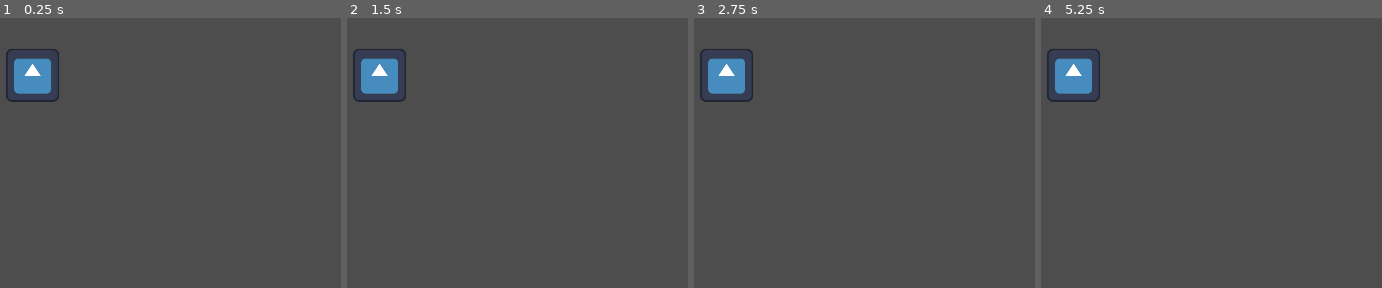
Above: before the commit, frames 1-4 (left to right).
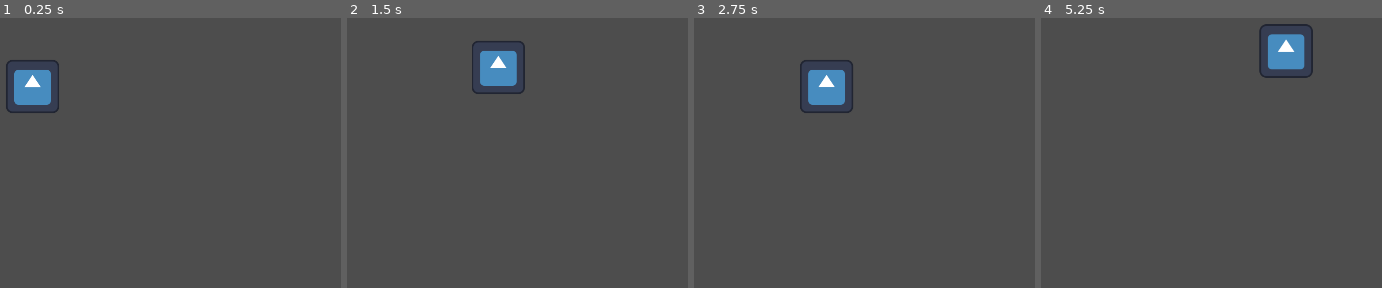
Above: after the commit, the same moments.

Repository: Logan-Voigt/The-Lost-Lizard
Game: Godot game, scene res://main.tscn
Two runs of this game, one before a commit and one after it. Both use one fixed random seed, a clock stepped at 60 frames per second and the inputs below. The engine's default icon, where the game draws it, is replaced by a stand-in: a white triangle on a blue panel in a dark square.
Inputs:
- Up to frame 1 (0.25 s): no input
- Up to frame 2 (1.5 s): tap Enter (ui_accept) at 0.5, 0.6, 0.77, 1.07, 1.35 s; hold Right (ui_right) from 0.53 s (still down)
- Up to frame 3 (2.75 s): tap Enter (ui_accept) at 1.52, 1.82, 2.1 s; release Right (ui_right) at 2.03 s; hold Left (ui_left) from 2.03 s (still down)
- Up to frame 4 (5.25 s): release Left (ui_left) at 2.78 s; hold Right (ui_right) 2.78-4.28 s; tap Enter (ui_accept) at 2.85, 3.02, 3.32, 3.6, 3.77, 4.07, 4.35, 4.52, 4.82, 5.1 s; hold Left (ui_left) 4.28-5.03 s; hold Right (ui_right) from 5.03 s (still down)

The runs differ from the first frame. In frame 1, 1.5% of the frame differs, in the area x 1-18%, y 11-36%; in frame 2, 3.6%; in frame 3, 3.6%; in frame 4, 3.7%, in the area x 1-80%, y 2-32%.

Commit message:
Seperated player and level into their own scenes

Diff:
--- /dev/null
+++ b/level.tscn
@@ -0,0 +1,12 @@
+[gd_scene load_steps=2 format=3 uid="uid://fouj2uquchlx"]
+
+[sub_resource type="RectangleShape2D" id="RectangleShape2D_ig7tw"]
+size = Vector2(1000, 100)
+
+[node name="Level" type="Node2D"]
+
+[node name="Block" type="StaticBody2D" parent="."]
+position = Vector2(965, 660)
+
+[node name="CollisionShape2D" type="CollisionShape2D" parent="Block"]
+shape = SubResource("RectangleShape2D_ig7tw")
--- a/main.tscn
+++ b/main.tscn
@@ -1,39 +1,11 @@
-[gd_scene load_steps=5 format=3 uid="uid://cs38ofxnoud3q"]
+[gd_scene load_steps=3 format=3 uid="uid://cs38ofxnoud3q"]
 
-[ext_resource type="Texture2D" uid="uid://ovgdu0ut8s5j" path="res://icon.svg" id="1_ig7tw"]
-
-[sub_resource type="RectangleShape2D" id="RectangleShape2D_ig7tw"]
-size = Vector2(1000, 100)
-
-[sub_resource type="RectangleShape2D" id="RectangleShape2D_0xm2m"]
-size = Vector2(128, 128)
-
-[sub_resource type="SpriteFrames" id="SpriteFrames_h2yge"]
-animations = [{
-"frames": [{
-"duration": 1.0,
-"texture": ExtResource("1_ig7tw")
-}],
-"loop": true,
-"name": &"default",
-"speed": 5.0
-}]
+[ext_resource type="PackedScene" uid="uid://fouj2uquchlx" path="res://level.tscn" id="1_0xm2m"]
+[ext_resource type="PackedScene" uid="uid://csutreqqsgur" path="res://player.tscn" id="2_h2yge"]
 
 [node name="Main" type="Node2D"]
 
-[node name="Level" type="Node2D" parent="."]
+[node name="Level" parent="." instance=ExtResource("1_0xm2m")]
 
-[node name="Block" type="StaticBody2D" parent="Level"]
-position = Vector2(965, 660)
-
-[node name="CollisionShape2D" type="CollisionShape2D" parent="Level/Block"]
-shape = SubResource("RectangleShape2D_ig7tw")
-
-[node name="Player" type="CharacterBody2D" parent="."]
+[node name="Player" parent="." instance=ExtResource("2_h2yge")]
 position = Vector2(947, 519)
-
-[node name="Hitbox" type="CollisionShape2D" parent="Player"]
-shape = SubResource("RectangleShape2D_0xm2m")
-
-[node name="Visuals" type="AnimatedSprite2D" parent="Player"]
-sprite_frames = SubResource("SpriteFrames_h2yge")
--- /dev/null
+++ b/player.gd
@@ -0,0 +1,25 @@
+extends CharacterBody2D
+
+
+const SPEED = 300.0
+const JUMP_VELOCITY = -400.0
+
+
+func _physics_process(delta: float) -> void:
+	# Add the gravity.
+	if not is_on_floor():
+		velocity += get_gravity() * delta
+
+	# Handle jump.
+	if Input.is_action_just_pressed("ui_accept") and is_on_floor():
+		velocity.y = JUMP_VELOCITY
+
+	# Get the input direction and handle the movement/deceleration.
+	# As good practice, you should replace UI actions with custom gameplay actions.
+	var direction := Input.get_axis("ui_left", "ui_right")
+	if direction:
+		velocity.x = direction * SPEED
+	else:
+		velocity.x = move_toward(velocity.x, 0, SPEED)
+
+	move_and_slide()
--- /dev/null
+++ b/player.tscn
@@ -0,0 +1,27 @@
+[gd_scene load_steps=5 format=3 uid="uid://csutreqqsgur"]
+
+[ext_resource type="Texture2D" uid="uid://ovgdu0ut8s5j" path="res://icon.svg" id="1_4flbx"]
+[ext_resource type="Script" uid="uid://hp01iv1kclsc" path="res://player.gd" id="1_onrkg"]
+
+[sub_resource type="RectangleShape2D" id="RectangleShape2D_0xm2m"]
+size = Vector2(128, 128)
+
+[sub_resource type="SpriteFrames" id="SpriteFrames_h2yge"]
+animations = [{
+"frames": [{
+"duration": 1.0,
+"texture": ExtResource("1_4flbx")
+}],
+"loop": true,
+"name": &"default",
+"speed": 5.0
+}]
+
+[node name="Player" type="CharacterBody2D"]
+script = ExtResource("1_onrkg")
+
+[node name="Hitbox" type="CollisionShape2D" parent="."]
+shape = SubResource("RectangleShape2D_0xm2m")
+
+[node name="Visuals" type="AnimatedSprite2D" parent="."]
+sprite_frames = SubResource("SpriteFrames_h2yge")
Not shown, added: player.gd.uid
